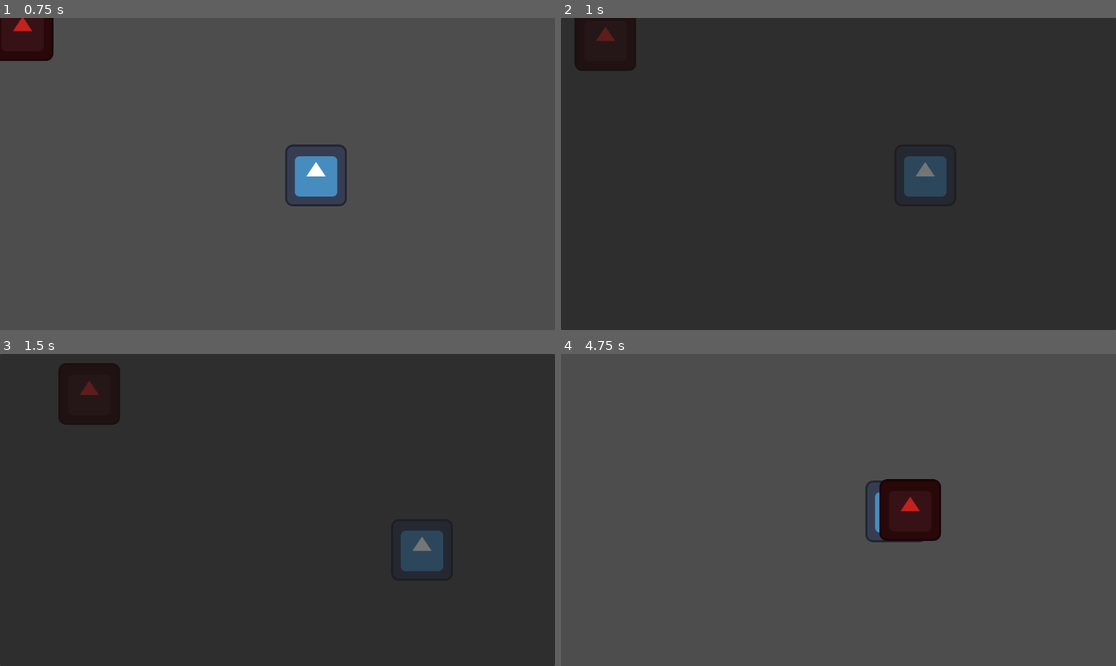
Above: before the commit, frames 1-4 (two rows, left to right).
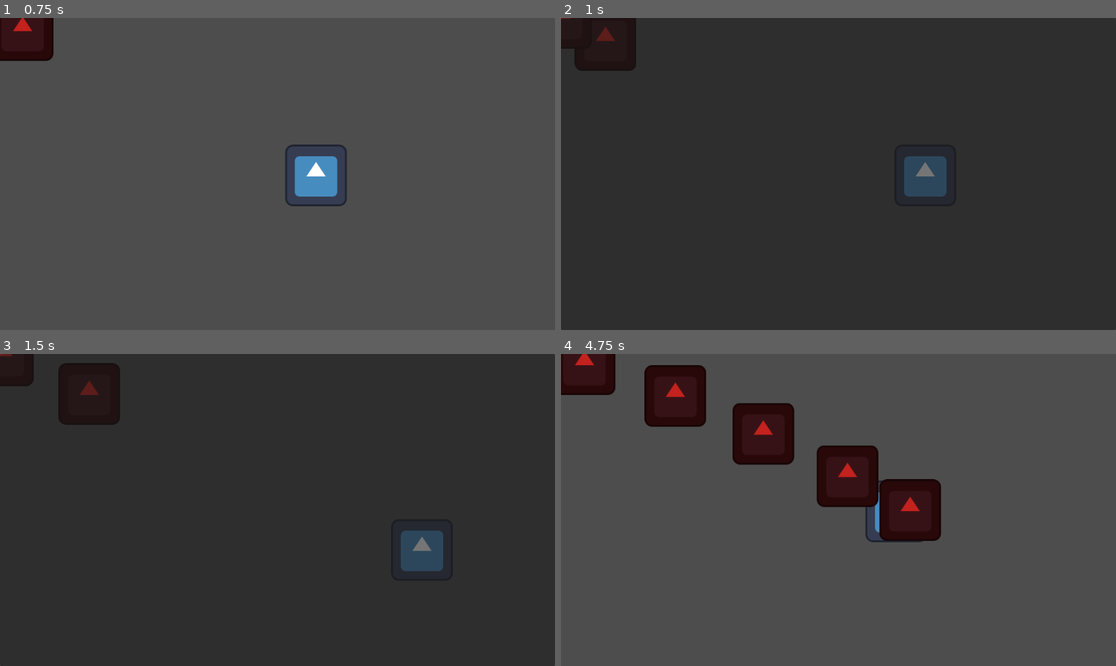
Above: after the commit, the same moments.

Repository: specialOne16/Godot-Wild-Jam-87
Game: Godot game, scene res://world/world.tscn
The game is run twice, just before and just after one commit, with the same random seed, the same clock (stepped at 60 frames per second) and the same inputs. The engine's default icon, where the game draws it, is replaced by a stand-in: a white triangle on a blue panel in a dark square.
Inputs:
- Up to frame 1 (0.75 s): tap Enter at 0.5 s; hold Right (right) from 0.53 s (still down)
- Up to frame 2 (1 s): keep holding Right (right)
- Up to frame 3 (1.5 s): release Right (right) at 1.28 s; hold Down (down) from 1.28 s (still down)
- Up to frame 4 (4.75 s): release Down (down) at 2.03 s; hold Right (right) 2.03-2.78 s; hold Up (up) 2.78-3.53 s; hold Left (left) from 3.53 s (still down)

Frame 1 is identical in both runs. In frame 2, less than 0.1% of the frame differs, in the area x 0-3%, y 0-10%; in frame 3, 0.3%; in frame 4, 7.8%, in the area x 0-58%, y 0-49%.

Commit message:
enemy spawner

Diff:
--- /dev/null
+++ b/world/enemy_spawner/enemy_spawner.gd
@@ -0,0 +1,16 @@
+extends Node2D
+class_name EnemySpawner
+
+const BASE_ENEMY = preload("uid://devxha63j6w0k")
+
+@export var player: Player
+@onready var spawn_timer: Timer = $SpawnTimer
+
+func _ready() -> void:
+	spawn_timer.start()
+	spawn_timer.timeout.connect(spawn_enemy)
+
+func spawn_enemy():
+	var enemy: BaseEnemy = BASE_ENEMY.instantiate()
+	enemy.player = player
+	add_child(enemy)
--- /dev/null
+++ b/world/enemy_spawner/enemy_spawner.tscn
@@ -0,0 +1,8 @@
+[gd_scene load_steps=2 format=3 uid="uid://mh1quh77s5gw"]
+
+[ext_resource type="Script" uid="uid://dy43pc3qnrd55" path="res://world/enemy_spawner/enemy_spawner.gd" id="1_x1uts"]
+
+[node name="EnemySpawner" type="Node2D"]
+script = ExtResource("1_x1uts")
+
+[node name="SpawnTimer" type="Timer" parent="."]
--- a/world/world.tscn
+++ b/world/world.tscn
@@ -1,9 +1,10 @@
-[gd_scene load_steps=5 format=3 uid="uid://d37miegg8k42b"]
+[gd_scene load_steps=6 format=3 uid="uid://d37miegg8k42b"]
 
 [ext_resource type="PackedScene" uid="uid://dnrx1cp8p8huy" path="res://entities/player/player.tscn" id="1_6xmxd"]
 [ext_resource type="Script" uid="uid://biyyc22lw3smp" path="res://world/world.gd" id="1_h5o24"]
 [ext_resource type="PackedScene" uid="uid://b77jx6vgrjkhp" path="res://world/day_night_cycle/day_night_cycle.tscn" id="2_tcf2h"]
 [ext_resource type="PackedScene" uid="uid://devxha63j6w0k" path="res://entities/enemies/base/base_enemy.tscn" id="3_mmdvd"]
+[ext_resource type="PackedScene" uid="uid://mh1quh77s5gw" path="res://world/enemy_spawner/enemy_spawner.tscn" id="4_mmdvd"]
 
 [node name="World" type="Node2D"]
 script = ExtResource("1_h5o24")
@@ -13,6 +14,9 @@
 
 [node name="BaseEnemy" parent="." instance=ExtResource("3_mmdvd")]
 
+[node name="EnemySpawner" parent="." node_paths=PackedStringArray("player") instance=ExtResource("4_mmdvd")]
+player = NodePath("../Player")
+
 [node name="CanvasLayer" type="CanvasLayer" parent="."]
 
 [node name="DayNightCycle" parent="CanvasLayer" instance=ExtResource("2_tcf2h")]
Not shown, added: world/enemy_spawner/enemy_spawner.gd.uid
